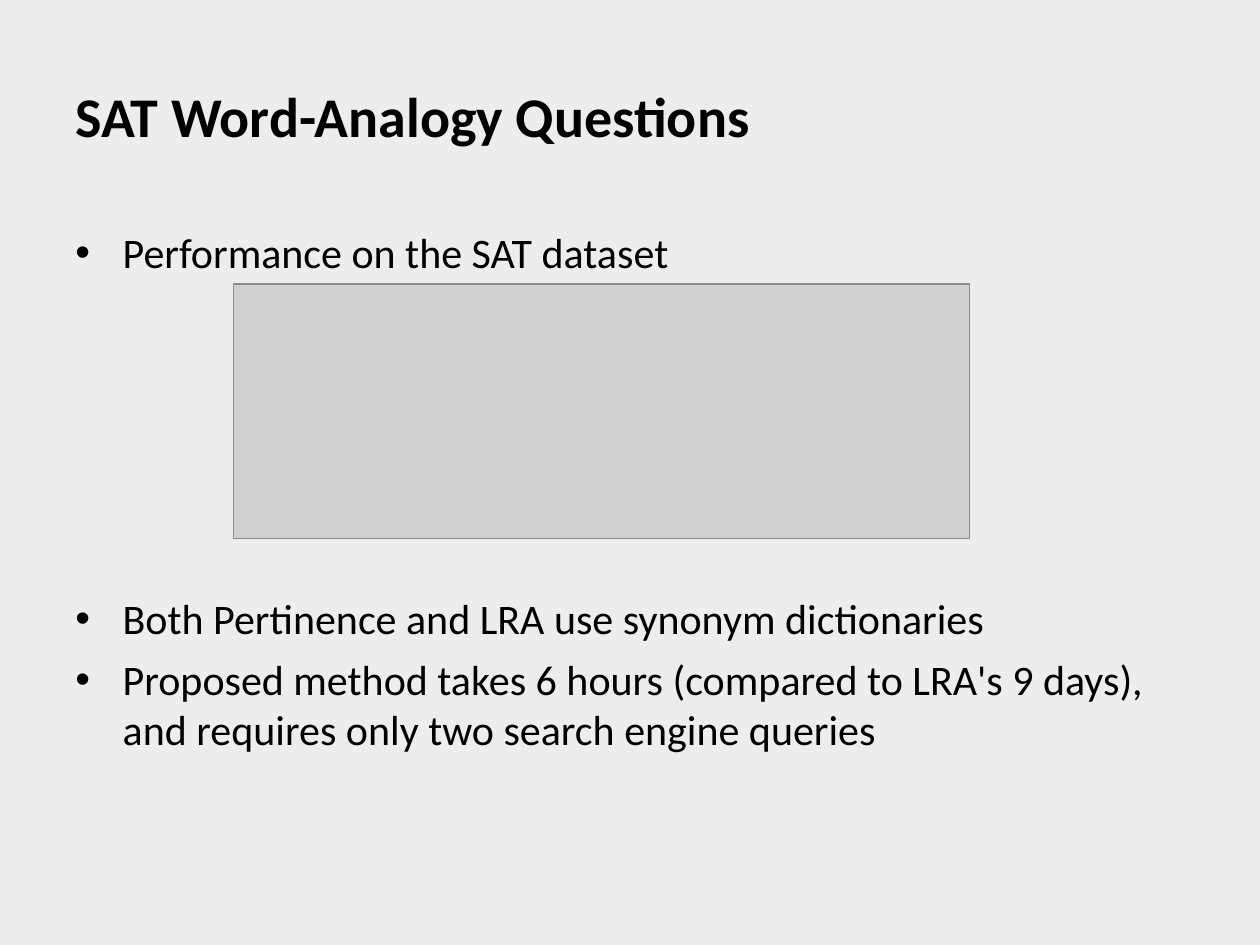
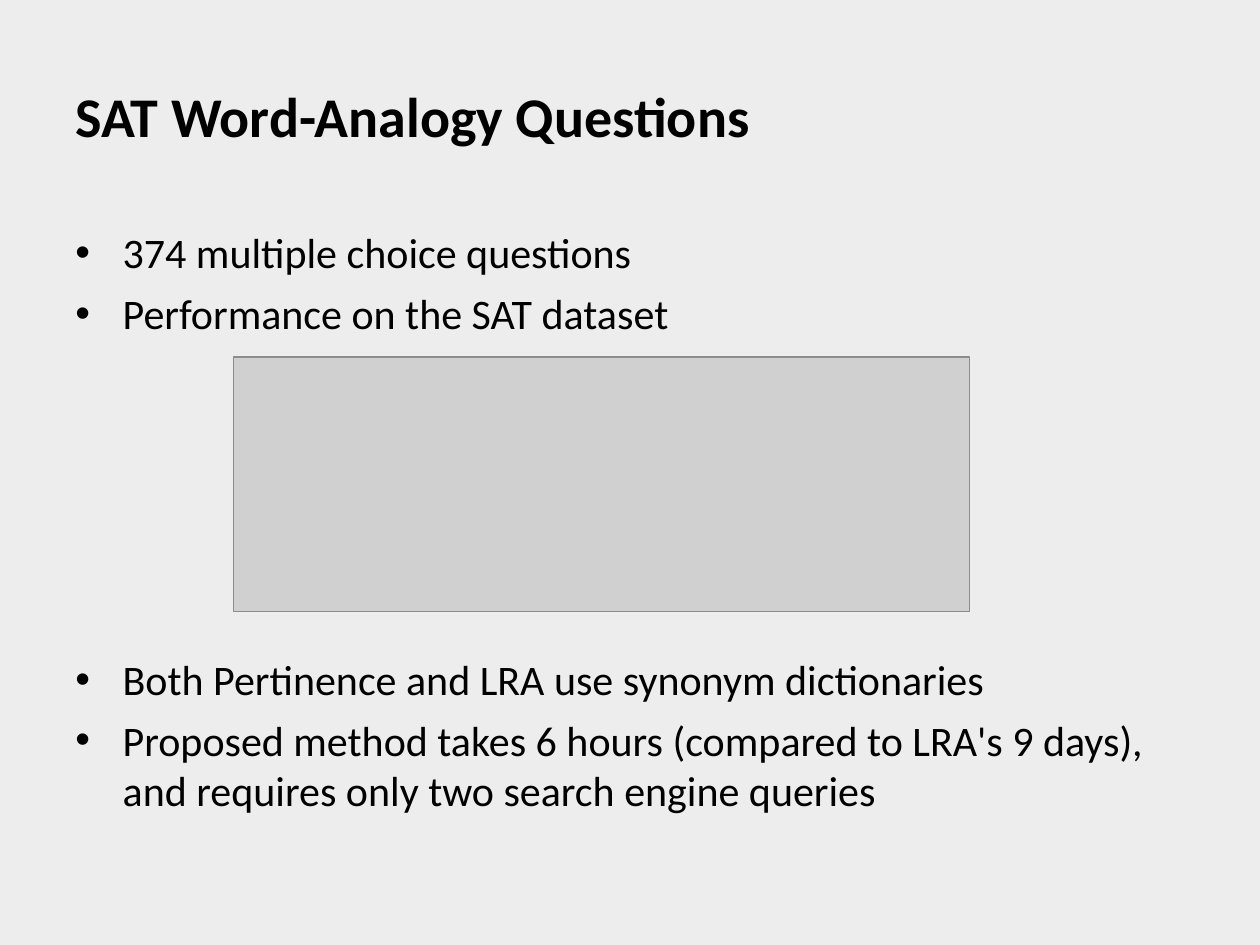
Before and after one commit to henriquekano/horie-dev, a slide deck: slide 20 of 2009.2 ウェブ工学/Relational Similarity.ppt. Drawn at 1260x945 pixels with LibreOffice and Linux fonts; fonts in the diff are those of the drawing; grey boxes stand for pictures; background and template pictures are left out. Boxes give left, top, right and bottom in pixels: in the first picture for what was removed or moved away, otherwise in the second. Text is boxed around its words. In the diff, an @@ line names an element or a change of style, - is before the commit and + after.

```diff
--- a/2009.2 ウェブ工学/Relational Similarity.ppt
+++ b/2009.2 ウェブ工学/Relational Similarity.ppt
@@ text at (x1=123, y1=238, x2=631, y2=275): paragraph added @@
+• 374 multiple choice questions
@@ picture moved from (x1=233, y1=284, x2=969, y2=538) to (x1=233, y1=357, x2=969, y2=611) @@
```
Also in this commit, not shown: 10 other slides changed.
